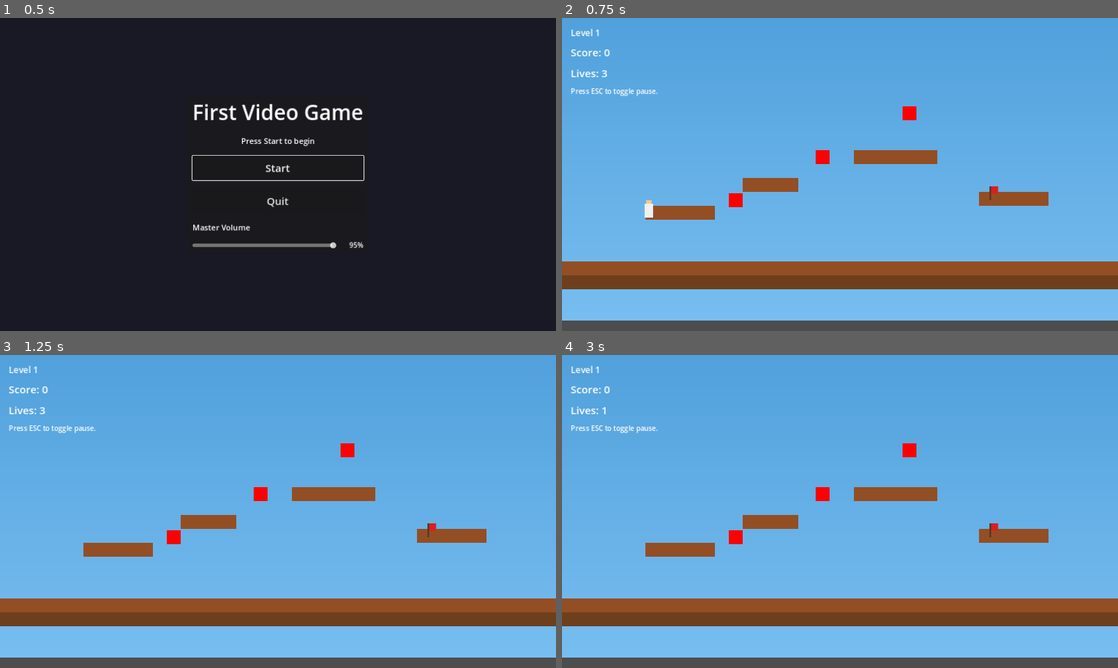
Above: before the commit, frames 1-4 (two rows, left to right).
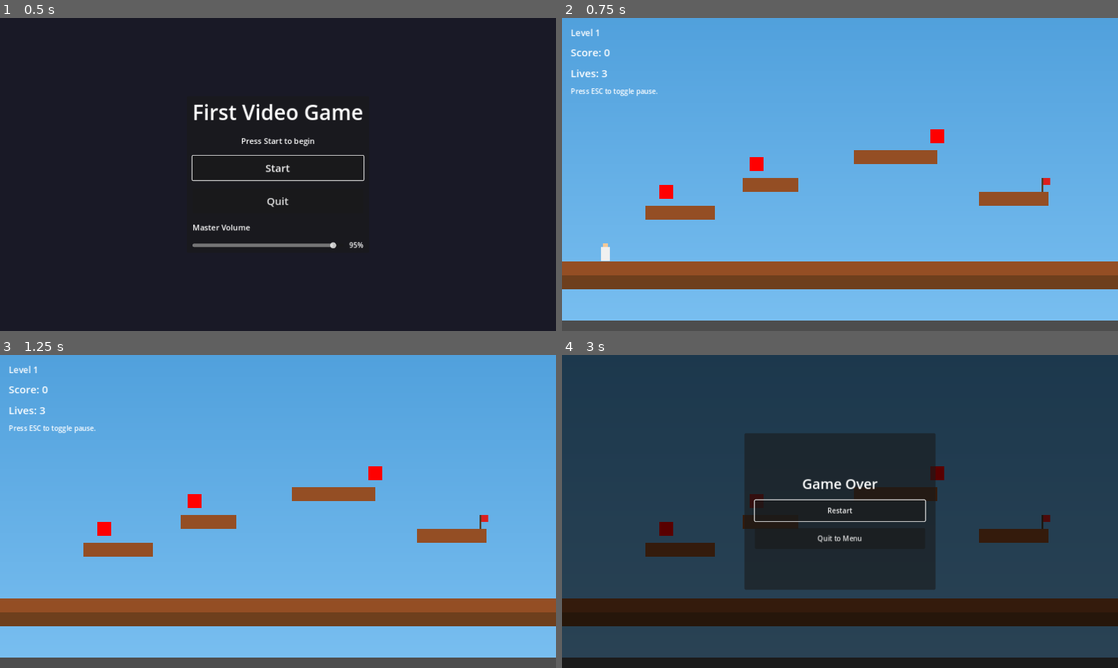
Above: after the commit, the same moments.

Repository: otthyyy/firstvideogame
Game: Godot game, scene res://scenes/MainMenu.tscn
Two runs of this game, one before a commit and one after it. Both use one fixed random seed, a clock stepped at 60 frames per second and the inputs below. Sound files missing from this copy of the repository are replaced by a short silence.
Inputs:
- Up to frame 1 (0.5 s): no input
- Up to frame 2 (0.75 s): click "Start" at 0.5 s
- Up to frame 3 (1.25 s): no input
- Up to frame 4 (3 s): tap Enter at 1.25 s; hold Right (move_right) 1.28-2.78 s; tap Space (jump) at 1.52, 2.27 s; hold Left (move_left) from 2.78 s (still down)

Frame 1 is identical in both runs. In frame 2, 0.9% of the frame differs, in the area x 7-88%, y 28-78%; in frame 3, 0.8%; in frame 4, 100%, in the area x 0-100%, y 0-100%.

Commit message:
Adjust Level1 object positions to align with tilemap coordinates

Diff:
--- a/scenes/Level1.tscn
+++ b/scenes/Level1.tscn
@@ -29,22 +29,22 @@
 collision_mask = 1
 
 [node name="Player" parent="." instance=ExtResource("4_player")]
-position = Vector2(200, 500)
+position = Vector2(100, 600)
 
 [node name="Camera2D" type="Camera2D" parent="Player"]
 current = true
 
 [node name="Coin" parent="." instance=ExtResource("5_coin")]
-position = Vector2(400, 500)
+position = Vector2(240, 480)
 
 [node name="Coin2" parent="." instance=ExtResource("5_coin")]
-position = Vector2(600, 400)
+position = Vector2(448, 416)
 
 [node name="Coin3" parent="." instance=ExtResource("5_coin")]
-position = Vector2(800, 300)
+position = Vector2(864, 352)
 
 [node name="Goal" parent="." instance=ExtResource("6_goal")]
-position = Vector2(1000, 500)
+position = Vector2(1120, 480)
 
 [node name="HUD" type="CanvasLayer" parent="."]
 
